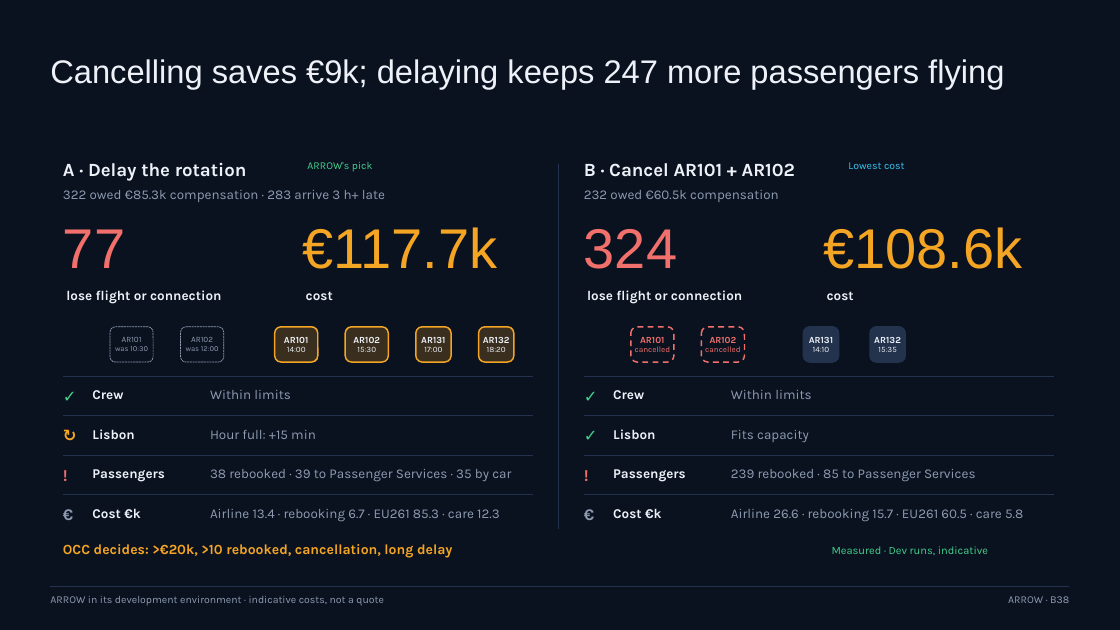
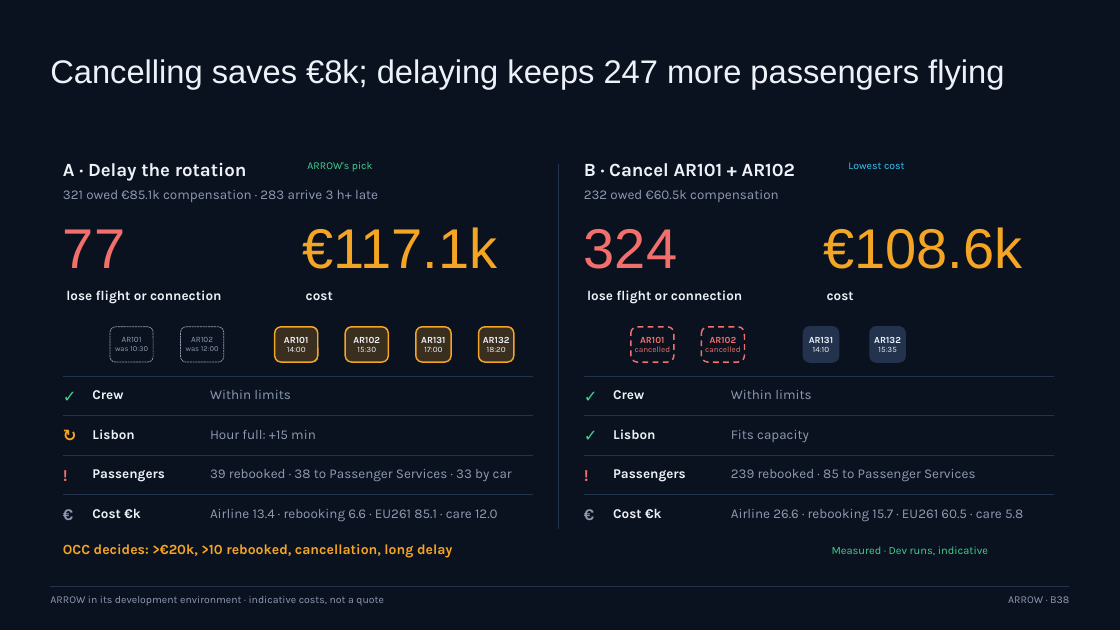
Before and after one commit to simonm43/agentic-airline-disruption-recovery, a slide deck: slide 47 of docs/presentation/arrow-executive-briefing.pptx. Drawn at 1120x630 pixels with LibreOffice and Linux fonts; fonts in the diff are those of the drawing. Boxes give left, top, right and bottom in pixels: in the first picture for what was removed or moved away, otherwise in the second. Text is boxed around its words. In the diff, an @@ line names an element or a change of style, - is before the commit and + after.

```diff
--- a/docs/presentation/arrow-executive-briefing.pptx
+++ b/docs/presentation/arrow-executive-briefing.pptx
@@ text at [50,59,1004,88]: text changed @@
-Cancelling saves €9k; delaying keeps 247 more passengers flying
+Cancelling saves €8k; delaying keeps 247 more passengers flying
@@ text at [63,190,378,202]: text changed @@
-322 owed €85.3k compensation · 283 arrive 3 h+ late
+321 owed €85.1k compensation · 283 arrive 3 h+ late
@@ text at [302,227,497,269]: text changed @@
-€117.7k
+€117.1k
@@ text at [210,469,512,481]: text changed @@
-38 rebooked · 39 to Passenger Services · 35 by car
+39 rebooked · 38 to Passenger Services · 33 by car
@@ text at [210,509,498,521]: text changed @@
-Airline 13.4 · rebooking 6.7 · EU261 85.3 · care 12.3
+Airline 13.4 · rebooking 6.6 · EU261 85.1 · care 12.0
```
Also in this commit, not shown: 5 other slides changed, 1 other file.
